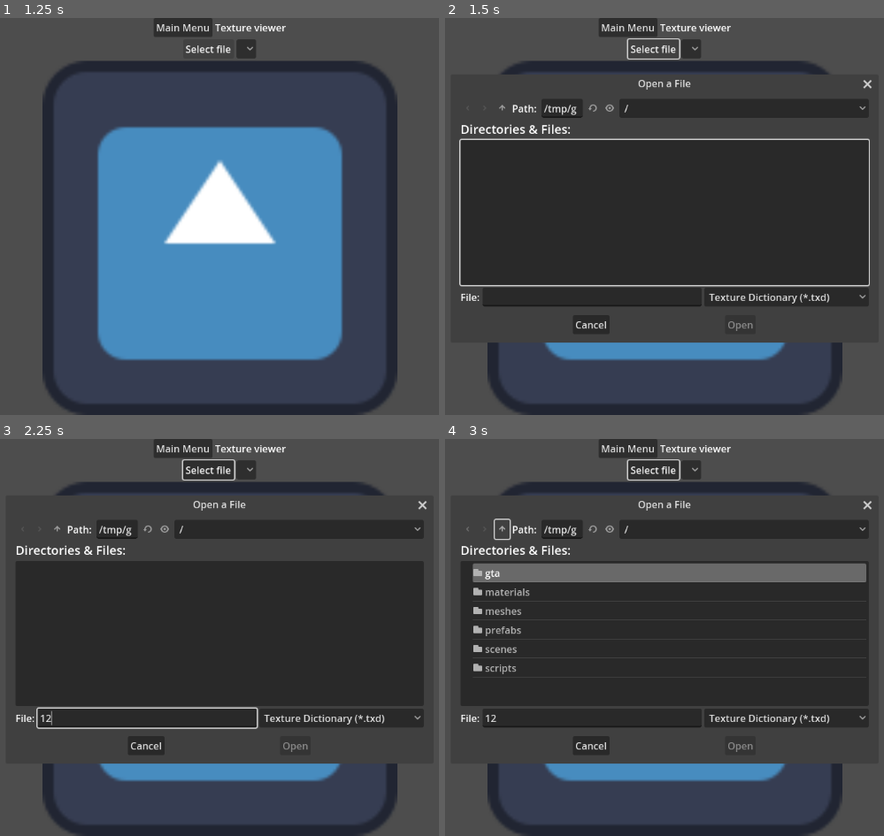
Above: before the commit, frames 1-4 (two rows, left to right).
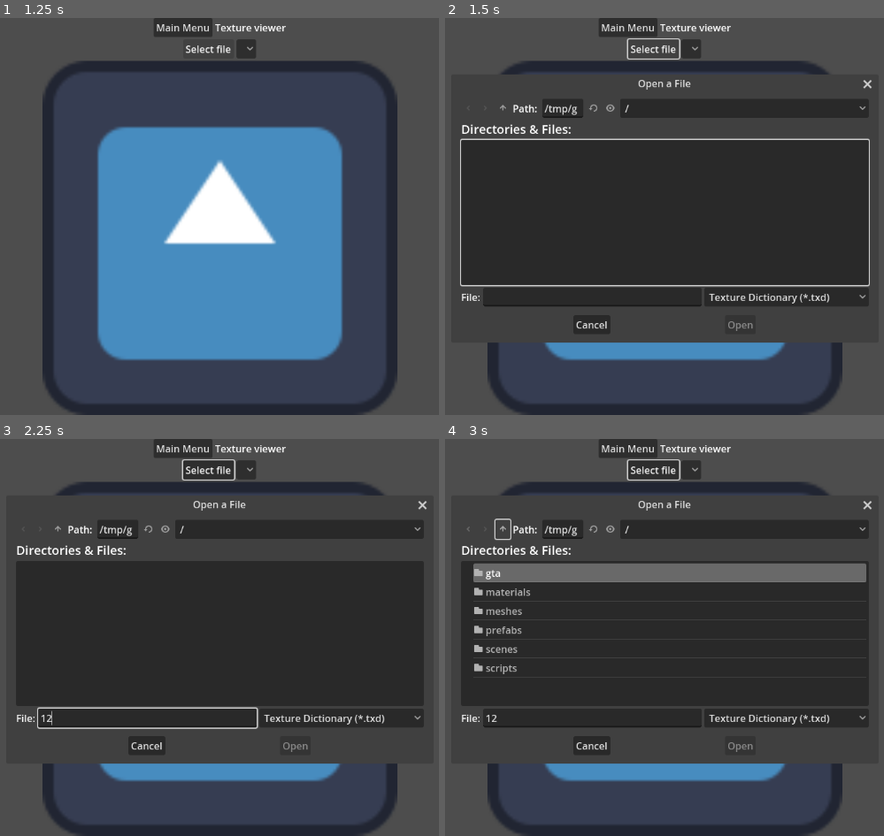
Above: after the commit, the same moments.

Repository: FOSS-Supremacy/OpenLiberty
Game: Godot game, scene res://startup.tscn
The game is run twice, just before and just after one commit, with the same random seed, the same clock (stepped at 60 frames per second) and the same inputs. The engine's default icon, where the game draws it, is replaced by a stand-in: a white triangle on a blue panel in a dark square.
Inputs (mouse positions are in pixels of both pictures, inside the frame that each line leads up to):
- Up to frame 1 (1.25 s): click "Texture viewer" at 0.5 s
- Up to frame 2 (1.5 s): click "Select file" at 1.25 s
- Up to frame 3 (2.25 s): click (149, 716) at 2.02 s; type "12" at 2.1 s
- Up to frame 4 (3 s): click (502, 530) at 2.75 s

Frame 1 is identical in both runs. In frame 2, 0.7% of the frame differs, in the area x 3-42%, y 21-79%; in frame 3, 0.6%; in frame 4, 1.1%, in the area x 3-42%, y 20-79%.
Error in both runs: Assertion failed: 7 (res://scripts/map_builder.gd:16)

Commit message:
Fix models not loading

Diff:
--- a/scripts/renderware/rw_geometry.gd
+++ b/scripts/renderware/rw_geometry.gd
@@ -47,7 +47,7 @@
 
 		for surf_id in surfaces:
 			st.begin(Mesh.PRIMITIVE_TRIANGLES)
-			var surface := surfaces[surf_id] as Array[Triangle]
+			var surface = surfaces[surf_id] as Array[Triangle]
 			for tri in surface:
 				for i in [3,2,1]:
 					if morph_t.has_normals:
